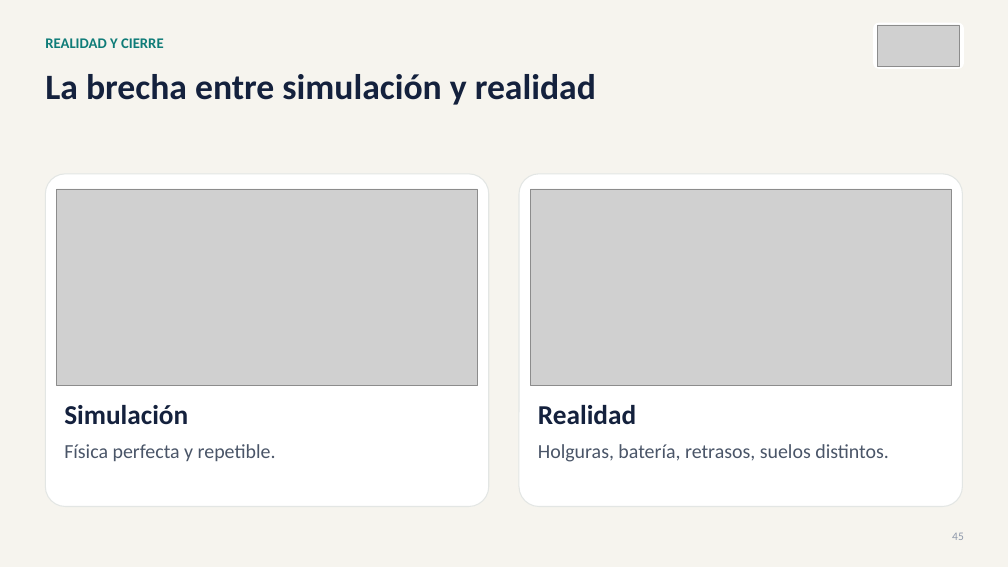
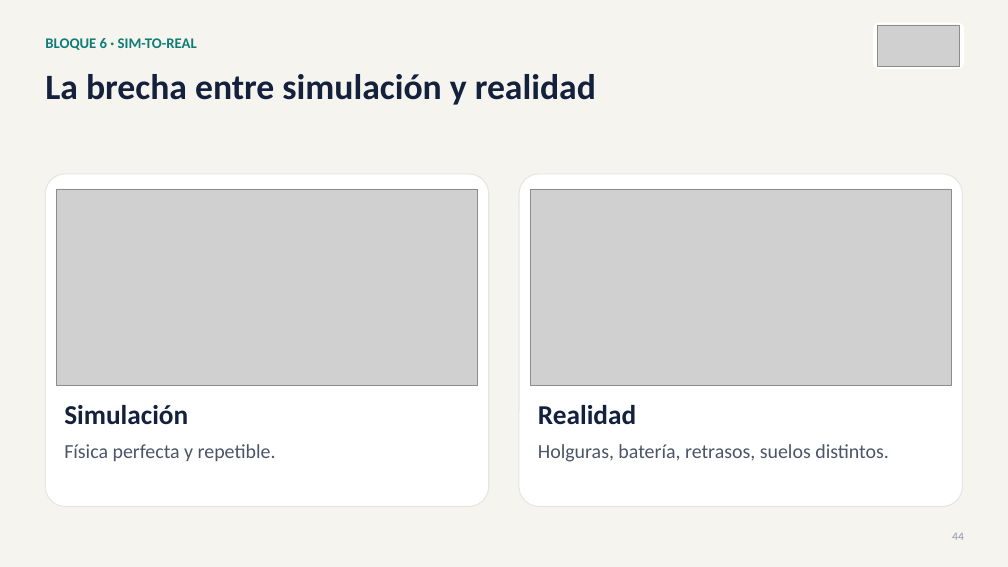
Before and after one commit to david2526IA/taller_microduck_windows, a slide deck: slide 44 of workshop-ia-fisica/presentaciones/Presentacion_03_taller_completo.pptx (slide 45 before the commit). Drawn at 1008x567 pixels with LibreOffice and Linux fonts; fonts in the diff are those of the drawing; grey boxes stand for pictures. Boxes give left, top, right and bottom in pixels: in the first picture for what was removed or moved away, otherwise in the second. Text is boxed around its words. In the diff, an @@ line names an element or a change of style, - is before the commit and + after.

```diff
--- a/workshop-ia-fisica/presentaciones/Presentacion_03_taller_completo.pptx
+++ b/workshop-ia-fisica/presentaciones/Presentacion_03_taller_completo.pptx
@@ text at (x1=45, y1=38, x2=197, y2=50): text changed @@
-REALIDAD Y CIERRE
+BLOQUE 6 · SIM-TO-REAL
@@ text at (x1=952, y1=533, x2=964, y2=540): text changed @@
-45
+44
```
Also in this commit, not shown: 39 other slides changed, 1 slide added, 1 slide removed, 18 other files.
